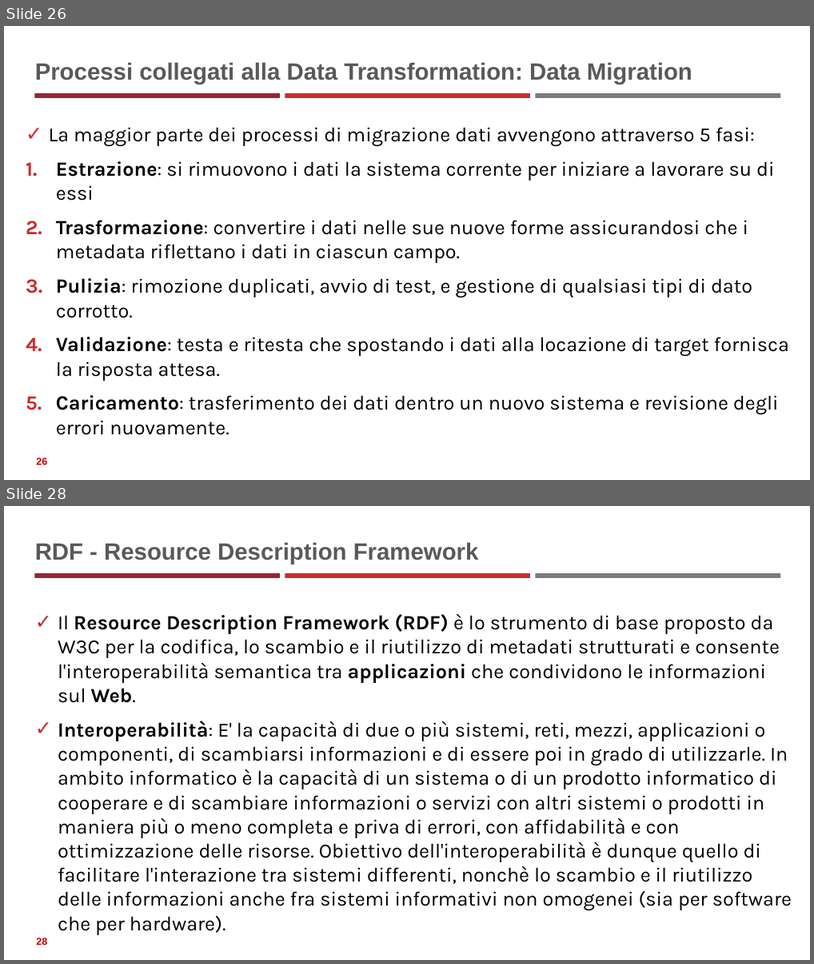
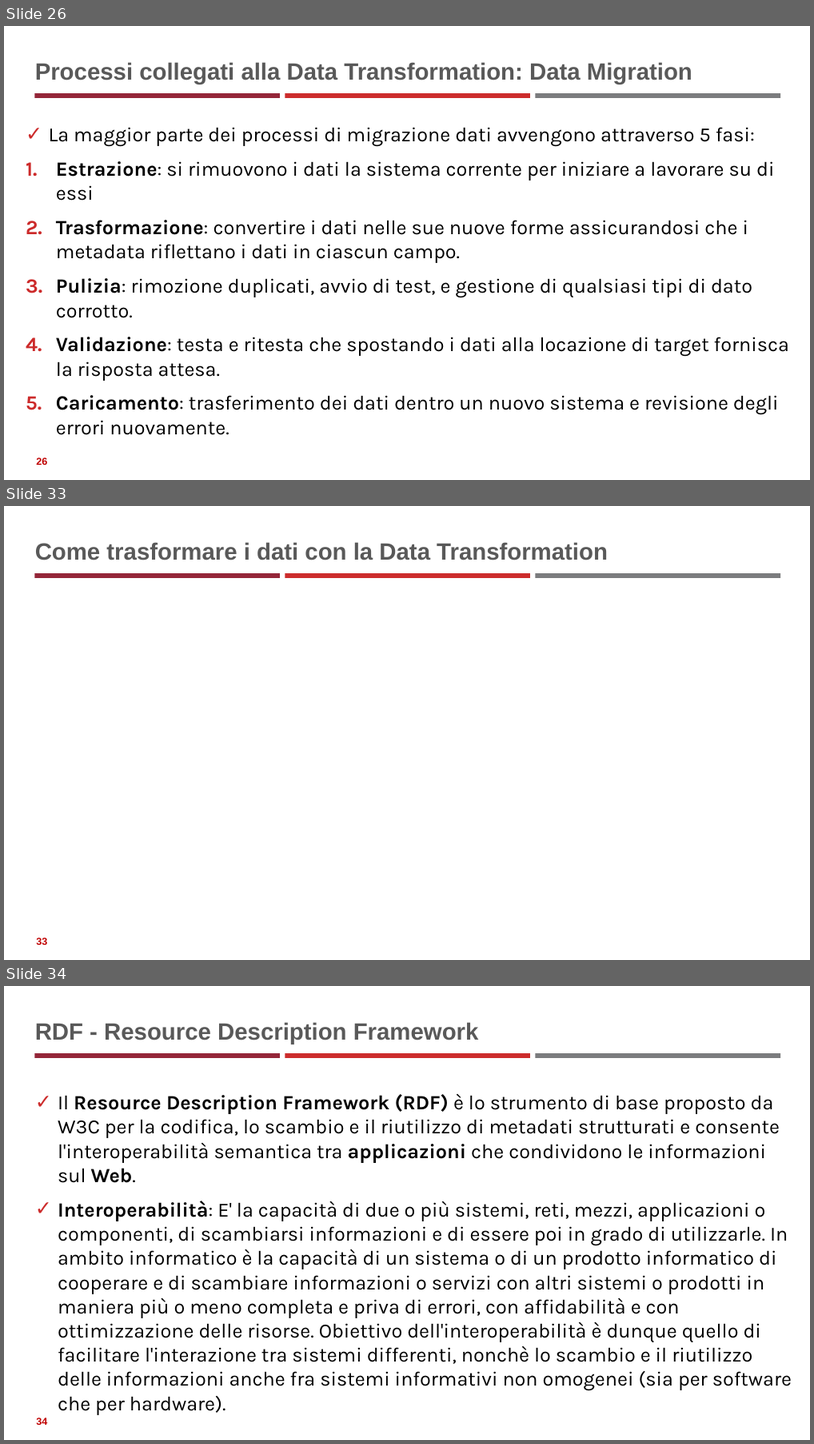
Before and after one commit to neural1977/data_science_interview_material, a slide deck: Data_Science_ita.pptx. Shown one above the other, each under a label of ours: slides 26 and 28 before the commit, slides 26, 33 and 34 after it; the slides between them are not shown. The pictures are 814x964 and 814x1444 pixels, drawn with LibreOffice and Linux fonts; fonts in the diff are those of the drawing. Boxes give left, top, right and bottom in pixels: in the first picture for what was removed or moved away, otherwise in the second. Text is boxed around its words. In the diff, an @@ line names an element or a change of style, - is before the commit and + after.

```diff
--- a/Data_Science_ita.pptx
+++ b/Data_Science_ita.pptx
@@ slide 33 added at box(4, 506, 810, 960), background #FFFFFF; not listed: 3 template elements that a slide beside it also shows @@
@@ title added at box(35, 542, 608, 560), 28 pt, text #595959, bold @@
+Come trasformare i dati con la Data Transformation
@@ page number added at box(36, 937, 47, 944), 12 pt, text #C00000, bold @@
+33
@@ what was slide 28 is now slide 34 @@
@@ page number at box(36, 1417, 47, 1424): text changed @@
-28
+34
```
Also in this commit, not shown: 2 slides changed, 5 other slides added, 1 other file.
